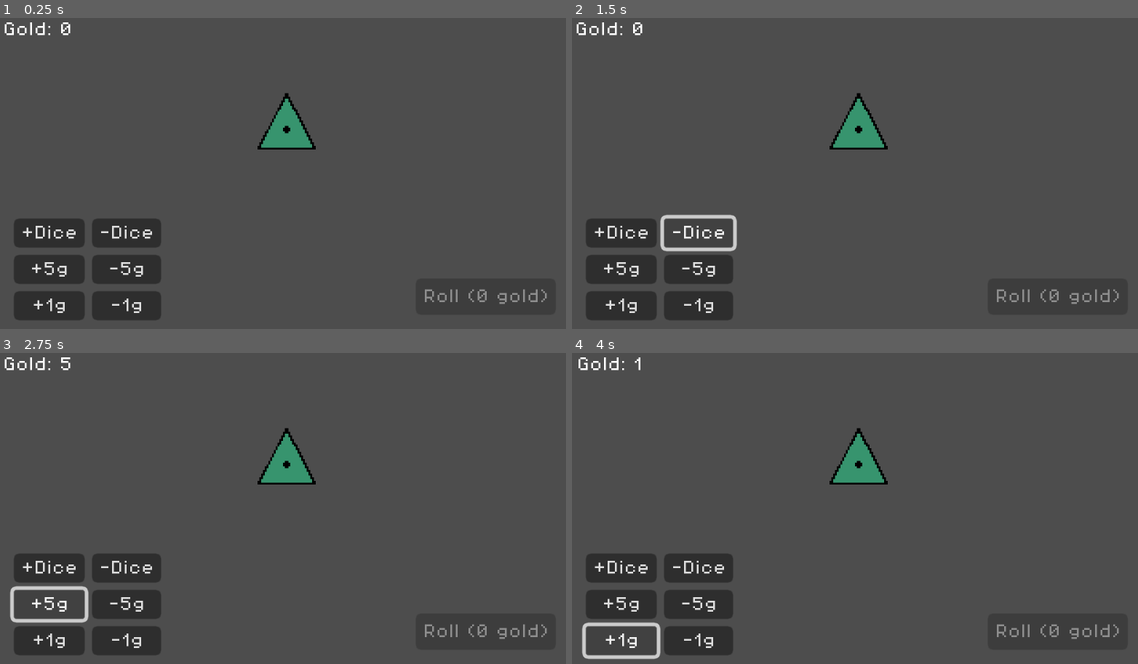
Above: before the commit, frames 1-4 (two rows, left to right).
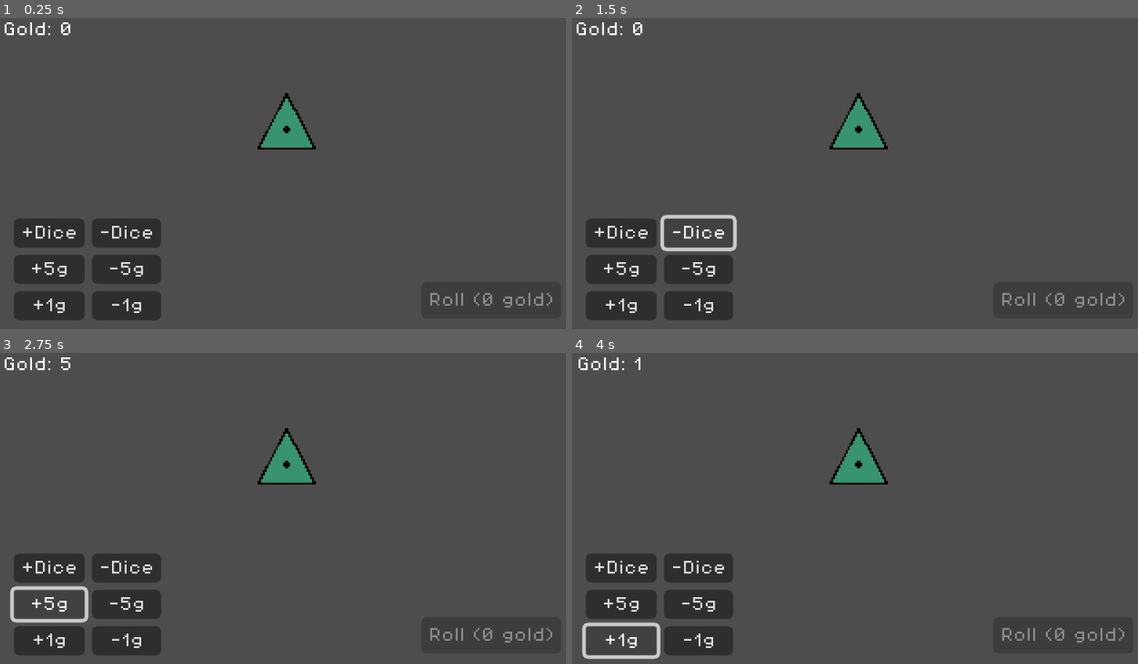
Above: after the commit, the same moments.

Repository: Loethor/crazy_dices
Game: Godot game, scene res://main/game.tscn
The game is run twice, just before and just after one commit, with the same random seed, the same clock (stepped at 60 frames per second) and the same inputs.
Inputs:
- Up to frame 1 (0.25 s): no input
- Up to frame 2 (1.5 s): click "+Dice" at 0.5 s; click "-Dice" at 1.25 s
- Up to frame 3 (2.75 s): click "+5g" at 2 s
- Up to frame 4 (4 s): click "-5g" at 2.75 s; click "+1g" at 3.5 s

The runs differ from the first frame. In frame 1, 0.4% of the frame differs, in the area x 75-98%, y 87-94%; in frame 2, 0.4%; in frame 3, 0.4%; in frame 4, 0.4%.

Commit message:
implemented roll

Diff:
--- a/debug/debug.gd
+++ b/debug/debug.gd
@@ -3,7 +3,13 @@
 
 signal spawn_dice_pressed
 signal remove_dice_pressed
+@onready var dice_label: Label = $GridContainer/DiceLabel
 
+func  _ready() -> void:
+	GameState.number_of_dice_changed.connect(_on_number_of_dice_changed)
+
+func _on_number_of_dice_changed() -> void:
+	dice_label.text = "Dices: %s" % GameState.selected_dices.size()
 
 func _on_spawn_dice_button_pressed() -> void:
 	spawn_dice_pressed.emit()
--- a/debug/debug.tscn
+++ b/debug/debug.tscn
@@ -16,6 +16,12 @@
 [node name="GridContainer" type="GridContainer" parent="."]
 layout_mode = 2
 columns = 2
+
+[node name="DiceLabel" type="Label" parent="GridContainer"]
+layout_mode = 2
+
+[node name="Label2" type="Label" parent="GridContainer"]
+layout_mode = 2
 
 [node name="SpawnDiceButton" type="Button" parent="GridContainer"]
 layout_mode = 2
--- a/globals/game_state.gd
+++ b/globals/game_state.gd
@@ -2,6 +2,7 @@
 
 signal gold_changed()
 signal roll_cost_changed()
+signal number_of_dice_changed()
 
 var current_position: int = 0
 var roll_cost: int = 0 : set = _set_roll_cost
@@ -24,13 +25,16 @@
 		selected_dices.append(new_dice)
 		extra_cost += new_dice.dice_stats.roll_cost
 		calculate_roll_cost()
+		number_of_dice_changed.emit()
 
 func unselect_dice(dice_to_remove: Dice) -> void:
 	if dice_to_remove in selected_dices:
 		dice_to_remove.is_dice_selected = false
 		extra_cost -= dice_to_remove.dice_stats.roll_cost
+		dice_to_remove.toggle_highlight()
 		selected_dices.erase(dice_to_remove)
 		calculate_roll_cost()
+		number_of_dice_changed.emit()
 
 func calculate_roll_cost() -> void:
 	if selected_dices.size() > 1:
@@ -41,3 +45,8 @@
 func unselect_all_dices() -> void:
 	for dice in selected_dices:
 		dice.is_dice_selected = false
+		dice.toggle_highlight()
+		extra_cost -= dice.dice_stats.roll_cost
+	selected_dices = []
+	calculate_roll_cost()
+	number_of_dice_changed.emit()
--- a/main/game.gd
+++ b/main/game.gd
@@ -20,7 +20,6 @@
 	if debug:
 		debug.spawn_dice_pressed.connect(_on_spawn_dice_button_pressed)
 		debug.remove_dice_pressed.connect(_on_remove_dice_button_pressed)
-
 
 
 func _spawn_dice():
--- a/ui/gold_label.gd
+++ b/ui/gold_label.gd
@@ -7,7 +7,3 @@
 
 func _update_gold_label() -> void:
 	text = "Gold: %s" % GameState.player_gold
-
-
-func _on_roll_button_pressed() -> void:
-	pass # Replace with function body.
--- a/ui/roll_button.gd
+++ b/ui/roll_button.gd
@@ -1,16 +1,27 @@
 extends Button
 
 func _ready() -> void:
+	# Connect signals
+	GameState.roll_cost_changed.connect(_update_button_text)
+	GameState.gold_changed.connect(_check_cost)
+
 	_update_button_text()
-	GameState.roll_cost_changed.connect(_update_button_text)
-	GameState.roll_cost_changed.connect(_check_cost)
-	_check_cost()
+
 func _update_button_text() -> void:
 	text = "Roll (%s gold)" % GameState.roll_cost
+	_check_cost()
 
 func _check_cost() -> void:
-	disabled = GameState.roll_cost == 0
-
+	# Can only roll if you can pay it
+	disabled = (GameState.roll_cost > GameState.player_gold) or \
+	# You can only roll if you selected dices
+	(GameState.selected_dices.size() == 0)
 
 func _on_pressed() -> void:
-	pass # Replace with function body.
+
+	# Button only enabled if you can pay, no need to check
+	GameState.player_gold -= GameState.roll_cost
+	print(GameState.selected_dices)
+	for dice in GameState.selected_dices:
+		dice.roll()
+	GameState.unselect_all_dices()
--- /dev/null
+++ b/ui/roll_button.tscn
@@ -0,0 +1,22 @@
+[gd_scene load_steps=2 format=3 uid="uid://bw3x7xycnl3tp"]
+
+[ext_resource type="Script" uid="uid://c8k6a68edihbq" path="res://ui/roll_button.gd" id="1_s5b3k"]
+
+[node name="RollButton" type="Button"]
+custom_minimum_size = Vector2(60, 20)
+anchors_preset = 3
+anchor_left = 1.0
+anchor_top = 1.0
+anchor_right = 1.0
+anchor_bottom = 1.0
+offset_left = -65.0
+offset_top = -33.0
+offset_right = -12.0
+offset_bottom = -13.0
+grow_horizontal = 0
+grow_vertical = 0
+theme_override_font_sizes/font_size = 8
+text = "Roll (0 gold)"
+script = ExtResource("1_s5b3k")
+
+[connection signal="pressed" from="." to="." method="_on_pressed"]
--- a/ui/ui.tscn
+++ b/ui/ui.tscn
@@ -1,7 +1,7 @@
 [gd_scene load_steps=3 format=3 uid="uid://cmyq13tvqep5k"]
 
 [ext_resource type="PackedScene" uid="uid://n6kr324me2cv" path="res://ui/gold_label.tscn" id="1_nb4k0"]
-[ext_resource type="Script" uid="uid://c8k6a68edihbq" path="res://ui/roll_button.gd" id="2_ks8t7"]
+[ext_resource type="PackedScene" uid="uid://bw3x7xycnl3tp" path="res://ui/roll_button.tscn" id="2_ks8t7"]
 
 [node name="UI" type="Control"]
 layout_mode = 3
@@ -14,28 +14,16 @@
 
 [node name="GoldLabel" parent="." instance=ExtResource("1_nb4k0")]
 layout_mode = 0
+offset_left = 0.0
 offset_top = 6.0
 offset_right = 46.0
 offset_bottom = 14.0
 horizontal_alignment = 1
 vertical_alignment = 1
 
-[node name="RollButton" type="Button" parent="."]
-custom_minimum_size = Vector2(60, 20)
+[node name="RollButton" parent="." instance=ExtResource("2_ks8t7")]
 layout_mode = 1
-anchors_preset = 3
-anchor_left = 1.0
-anchor_top = 1.0
-anchor_right = 1.0
-anchor_bottom = 1.0
-offset_left = -65.0
-offset_top = -33.0
-offset_right = -12.0
-offset_bottom = -13.0
-grow_horizontal = 0
-grow_vertical = 0
-theme_override_font_sizes/font_size = 8
-text = "Roll (0 gold)"
-script = ExtResource("2_ks8t7")
-
-[connection signal="pressed" from="RollButton" to="RollButton" method="_on_pressed"]
+offset_left = -86.0
+offset_top = -31.0
+offset_right = -9.0
+offset_bottom = -11.0
